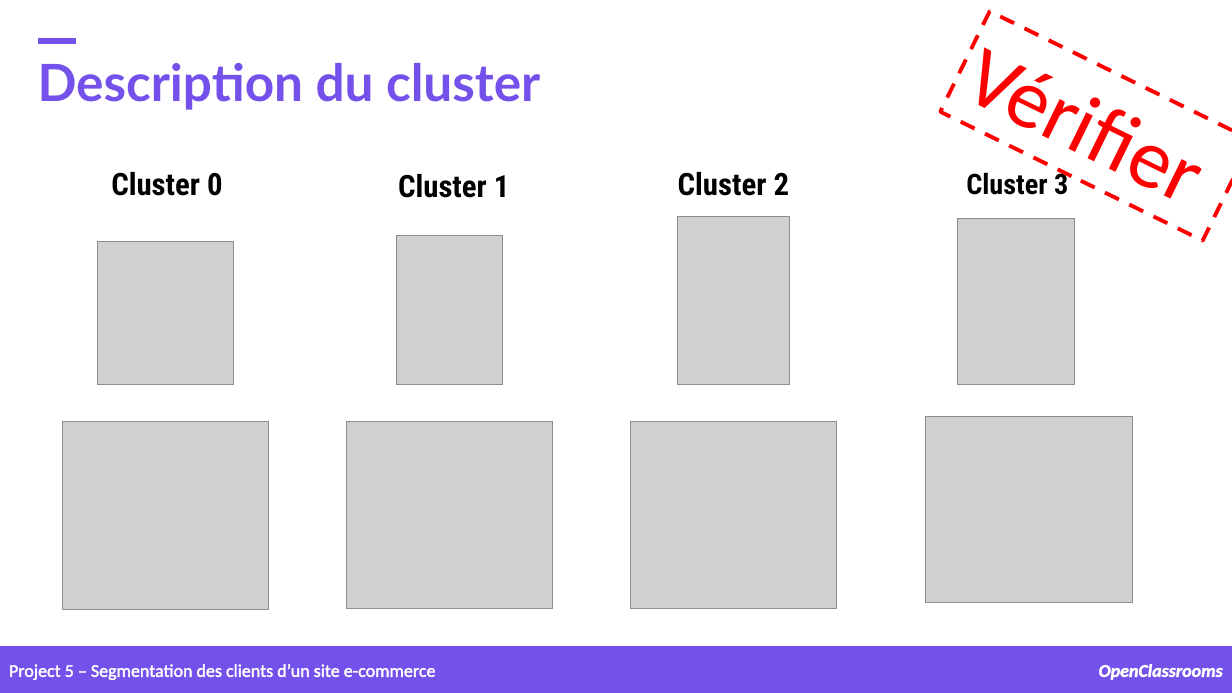
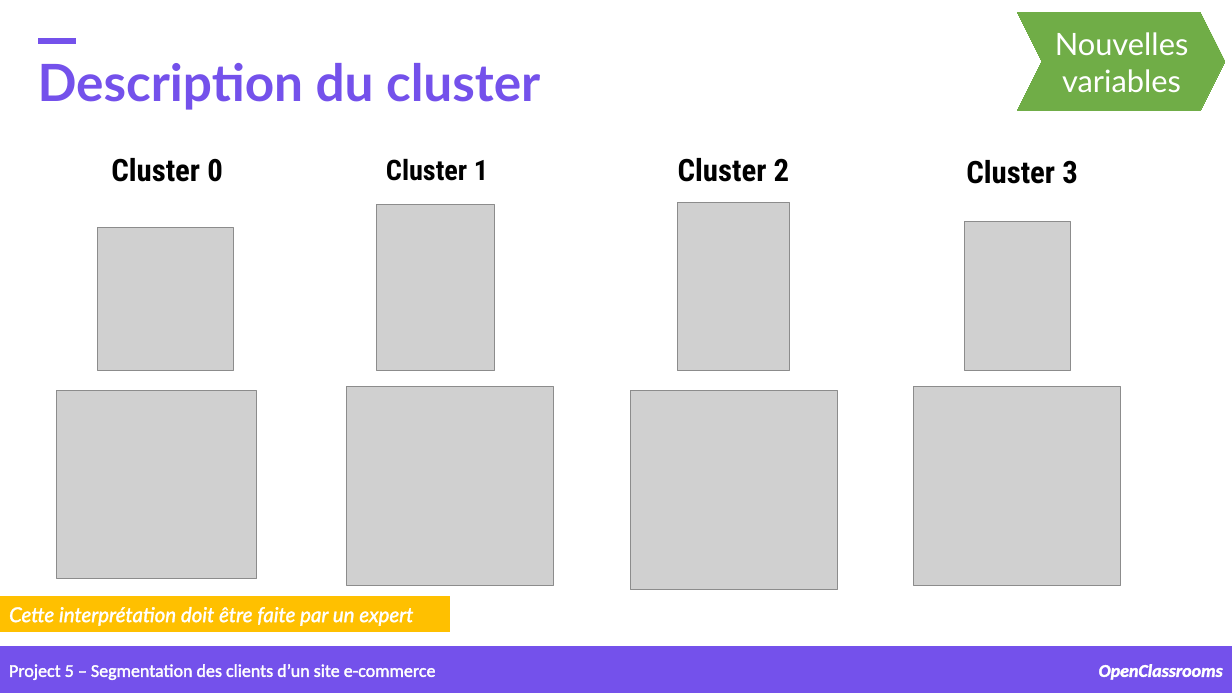
Before and after one commit to samirhinojosa/OC-P5-segment-customers-of-website, a slide deck: slide 39 of supports/P5_presentation v2.pptx (slide 40 before the commit). Drawn at 1232x693 pixels with LibreOffice and Linux fonts; fonts in the diff are those of the drawing; grey boxes stand for pictures; background and template pictures are left out. Boxes give left, top, right and bottom in pixels: in the first picture for what was removed or moved away, otherwise in the second. Text is boxed around its words. In the diff, an @@ line names an element or a change of style, - is before the commit and + after.

Commit message:
presentation

```diff
--- a/supports/P5_presentation v2.pptx
+++ b/supports/P5_presentation v2.pptx
@@ rectangle removed at [940,12,1232,241] @@
-Vérifier
@@ freeform shape added at [1018,12,1226,110], fill #70AD47, outline #70AD47 0.75 pt @@
@@ text added at [1055,32,1189,93], 24 pt, text #FFFFFF @@
+Nouvelles variables
@@ text "Cluster 1": place and size @@
-text "Cluster 1" at [398,174,510,198]
+text "Cluster 1" at [386,158,488,181]
@@ text "Cluster 1" at [386,158,488,181]: size 24 to 22 pt @@
@@ 2 pictures, 2 texts: place and size @@
-2 pictures, 2 texts at [98,172,790,384]
+2 pictures, 2 texts at [98,158,790,371]
@@ text "Cluster 3": place and size @@
-text "Cluster 3" at [966,167,1068,195]
+text "Cluster 3" at [966,160,1078,184]
@@ text "Cluster 3" at [966,160,1078,184]: size 22 to 24 pt @@
@@ picture: place and size @@
-picture at [958,218,1075,384]
+picture at [377,204,494,371]
@@ picture: place and size @@
-picture at [396,235,502,384]
+picture at [965,222,1070,371]
@@ picture: place and size @@
-picture at [347,421,554,609]
+picture at [347,386,554,586]
@@ picture: place and size @@
-picture at [926,417,1133,603]
+picture at [914,386,1121,586]
@@ picture: place and size @@
-picture at [62,421,269,610]
+picture at [56,391,257,579]
@@ picture: place and size @@
-picture at [630,421,836,609]
+picture at [630,391,837,591]
@@ rectangle added at [0,596,450,631], fill #FFC000, outline #FFC000 1 pt @@
@@ text added at [9,607,413,626], 16 pt, text #FFFFFF, italic @@
+Cette interprétation doit être faite par un expert
```
Also in this commit, not shown: 9 other slides changed, 1 slide added, 2 slides removed.
